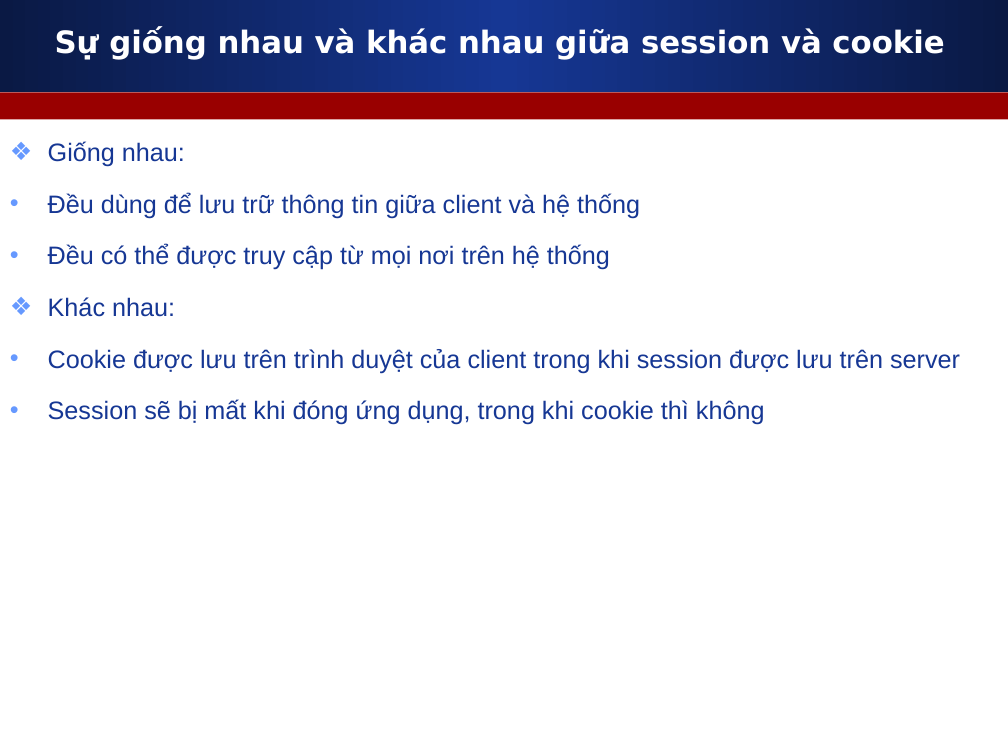
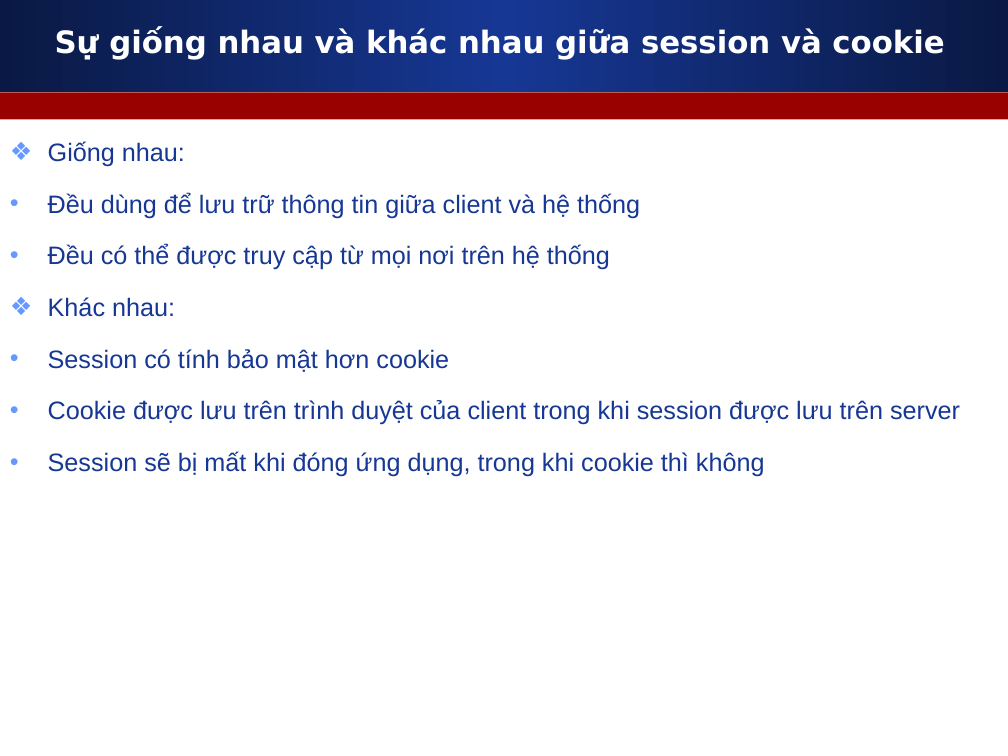
Before and after one commit to melng124/php39_devpro, a slide deck: slide 7 of Day16_Session_Cookie_PhpMyadmin_MySQL_Overview/Slides/1_Session_Cookie.ppt. Drawn at 1008x756 pixels with LibreOffice and Linux fonts; fonts in the diff are those of the drawing. Boxes give left, top, right and bottom in pixels: in the first picture for what was removed or moved away, otherwise in the second. Text is boxed around its words. In the diff, an @@ line names an element or a change of style, - is before the commit and + after.

```diff
--- a/Day16_Session_Cookie_PhpMyadmin_MySQL_Overview/Slides/1_Session_Cookie.ppt
+++ b/Day16_Session_Cookie_PhpMyadmin_MySQL_Overview/Slides/1_Session_Cookie.ppt
@@ text at [48,349,449,372]: paragraph added @@
+• Session có tính bảo mật hơn cookie
```
Also in this commit, not shown: 1 other file.
